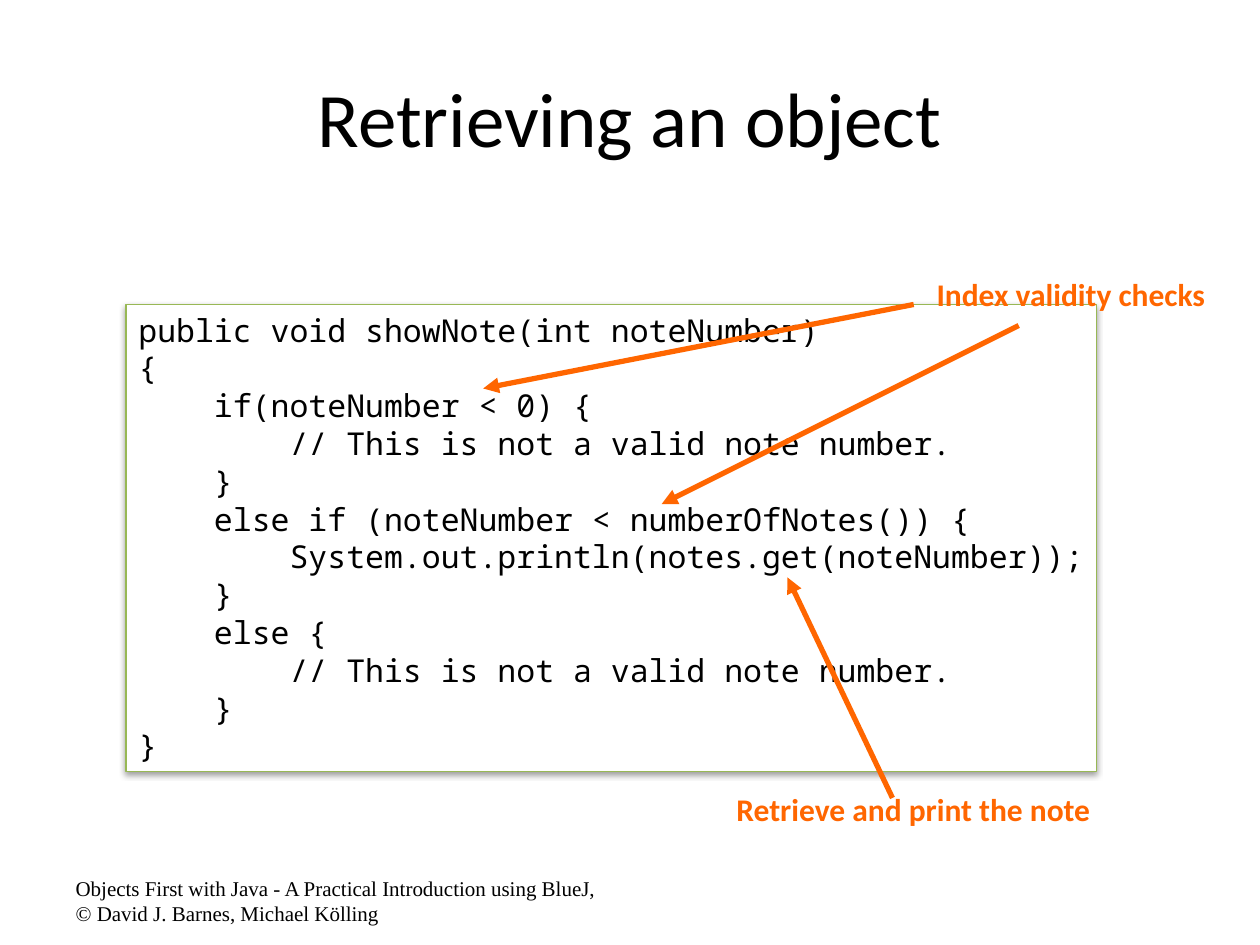
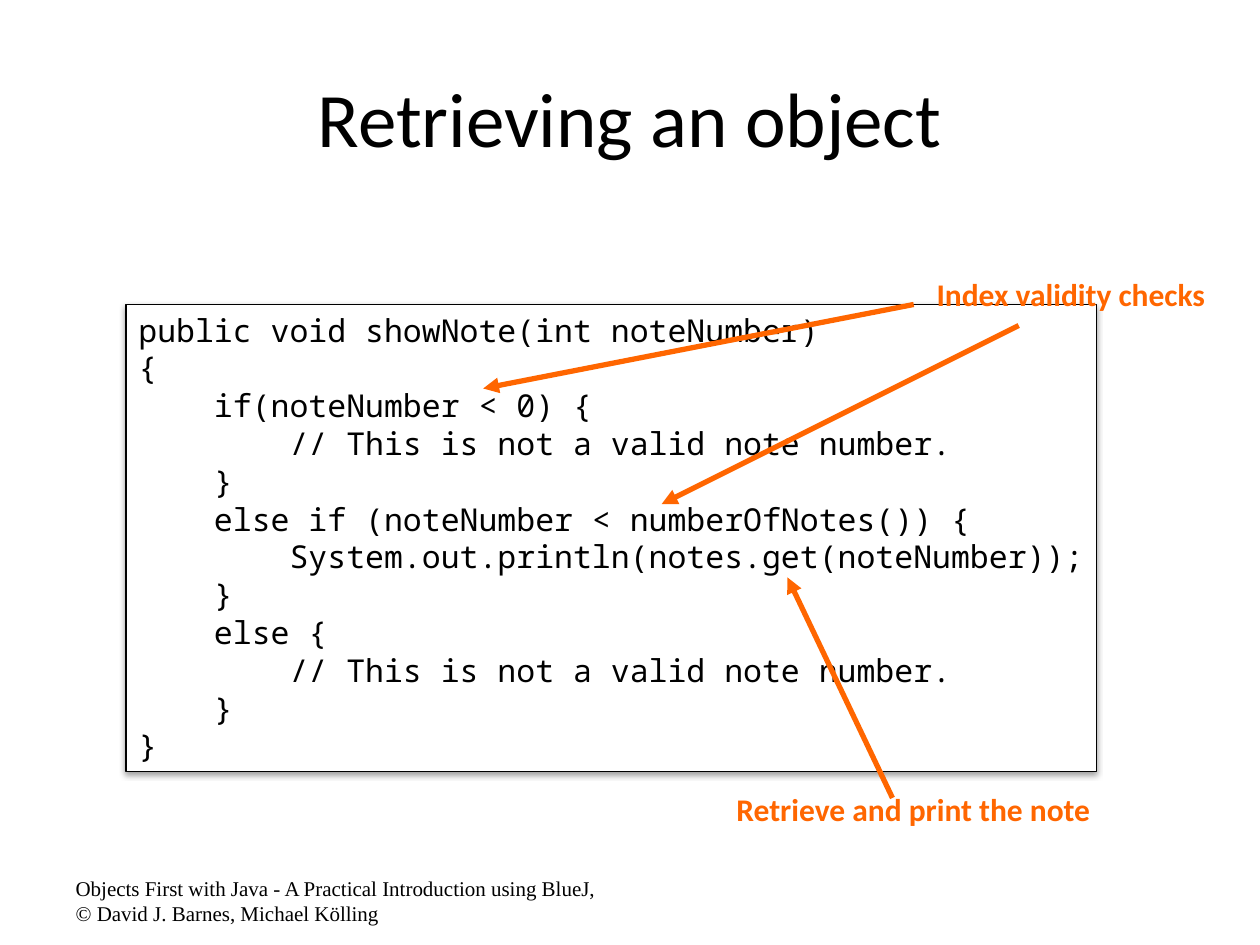
Before and after one commit to emhill/151-S15, a slide deck: slide 10 of src/morea/materials/08-Collections.pptx. Drawn at 1260x945 pixels with LibreOffice and Linux fonts; fonts in the diff are those of the drawing. Boxes give left, top, right and bottom in pixels: in the first picture for what was removed or moved away, otherwise in the second. Text is boxed around its words. In the diff, an @@ line names an element or a change of style, - is before the commit and + after.

```diff
--- a/src/morea/materials/08-Collections.pptx
+++ b/src/morea/materials/08-Collections.pptx
@@ rectangle "public void showNote(int noteNumber)" at [126, 305, 1096, 771]: outline #98B955 0.75 pt to #000000 0.75 pt @@
```
Also in this commit, not shown: 1 slide added, 9 other files.
